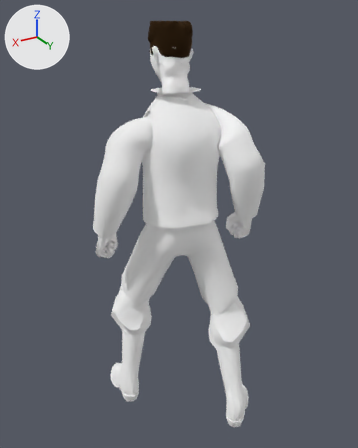
What one commit did to the glTF model public/experiments/out-west/3d/native-v2/equipment/outfit.trail-duds.glb.
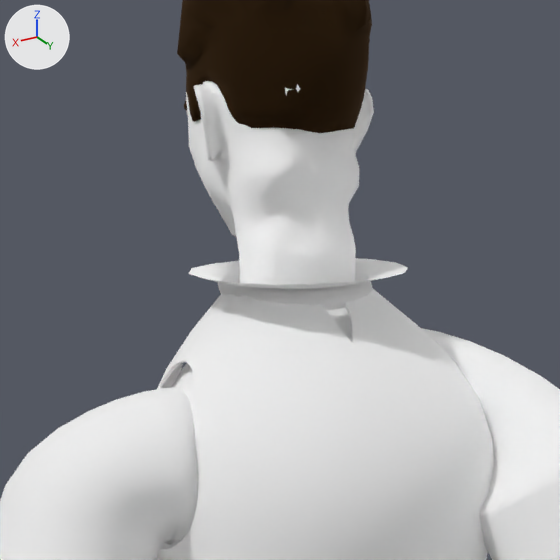
Old and new are each drawn whole from a 50 mm camera at (0.998, 1.72, 1.749) aimed at (-0.013, 0.034, 0.906) and again close up on the part from 30% to 66% of the width and 6% to 35% of the height. Arrows for +X, +Y and +Z are at upper left; the lights stay in place. The older version's two pictures come first. Where no turn or scale is listed for an object, it has been applied to the vertices. Vertices at exactly the same position are counted once.

In view in the first close-up: 'native.skin-part.73.1', 'native.skin-part.73.2', 'native.skin-part.73.3'.
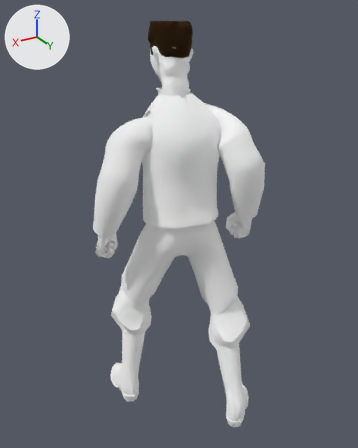
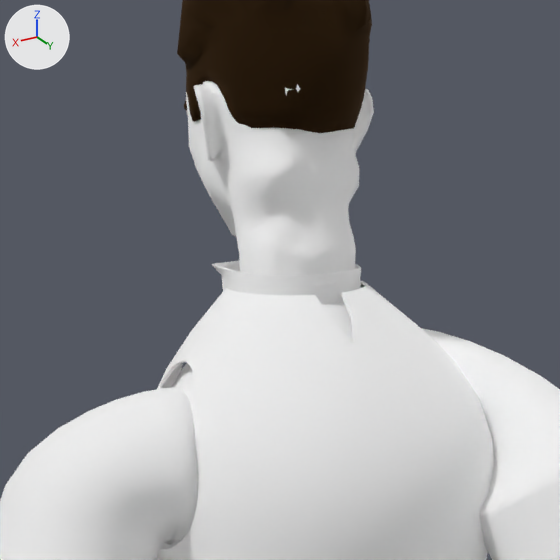
Where the change shows, as pixel boxes (x1, y1, x2, y2) in the close-ups (560 x 560 px):
'native.skin-part.73.3', reshaped: before (189, 258, 408, 310); after (212, 261, 361, 302)

Edits to the bpy script that builds the scene:
```text
Change me_skin_part_3:
    used by ob_native_skin_part_73_3; location = (0.0, 0.0, 0.003)
    remove me_skin_part_3.from_pydata(...)  # 107 vertices, 156 faces; spans x -0.109..0.09, y -0.067..0.103, z 1.361..1.465
    add me_skin_part_3.from_pydata(...)  # 179 vertices, 336 faces; spans x -0.072..0.044, y -0.067..0.056, z 1.361..1.465
    me_skin_part_3 part 1
    26 vertices are removed from x -0.109..0.09, y -0.04..0.103, z 1.436..1.465
    108 faces are deleted
    26 vertices move from x -0.082..0.057, y -0.029..0.076, z 1.445..1.455 to x -0.07..0.042, y -0.022..0.054, z 1.445..1.455
    78 vertices are added at x -0.072..0.044, y -0.067..0.056, z 1.436..1.465
    5 new vertices lie (0.0, 0.0, 0.01) away from vertices in x -0.034..0.04, y 0.038..0.067, z 1.455
    9 new vertices lie (0.0, 0.0, 0.01) away from vertices in x -0.072..0.041, y -0.061..0.055, z 1.445..1.455
    6 new vertices lie (0.0, 0.0, 0.009) away from vertices in x -0.072..0.044, y -0.048..0.054, z 1.436..1.445
    288 new faces join them
```
